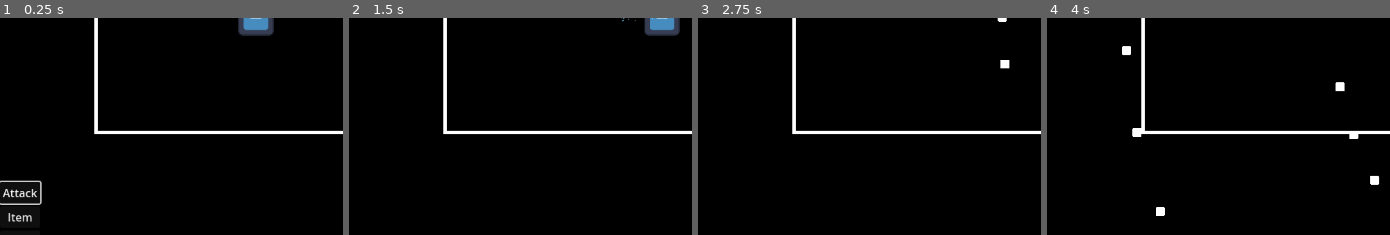
Above: before the commit, frames 1-4 (left to right).
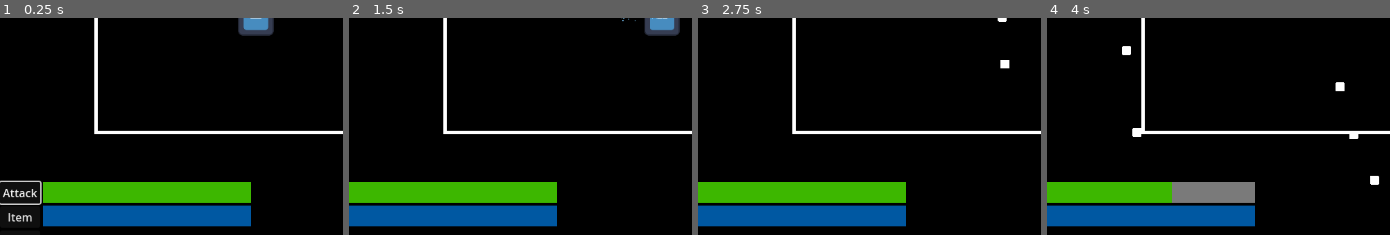
Above: after the commit, the same moments.

Repository: kriegueur/shovel_jam
Game: Godot game, scene res://scenes/battle_scene.tscn
Same seed, same stepped clock (60 frames per second), same inputs: the game is played once before the commit and once after it. The engine's default icon, where the game draws it, is replaced by a stand-in: a white triangle on a blue panel in a dark square.
Inputs:
- Up to frame 1 (0.25 s): no input
- Up to frame 2 (1.5 s): click "Attack" at 0.5 s; tap Enter (ui_accept) at 1.25 s; hold D (right) from 1.28 s (still down); hold Enter (ui_accept) from 1.28 s (still down); tap Shift (dash) at 1.35 s
- Up to frame 3 (2.75 s): release D (right) at 2.03 s; release Enter (ui_accept) at 2.03 s; hold S (down) from 2.03 s (still down); tap Enter (ui_accept) at 2.1, 2.27, 2.57 s; tap Shift (dash) at 2.3 s
- Up to frame 4 (4 s): release S (down) at 2.78 s; hold D (right) 2.78-3.53 s; hold Enter (ui_accept) 2.78-3.53 s; tap Shift (dash) at 2.85, 3.6 s; hold Up (ui_up) from 3.53 s (still down); tap Enter (ui_accept) at 3.77 s
The pictures show only the part of the screen within x 0-50%, y 46-96%; the shares and areas given below are measured in that part.

The runs differ from the first frame. In frame 1, 12% of the frame differs, in the area x 12-74%, y 75-97%; in frame 2, 12%; in frame 3, 12%; in frame 4, 12%.

Commit message:
player stats and taking damage

Diff:
--- /dev/null
+++ b/Themes/bar_theme.tres
@@ -0,0 +1,11 @@
+[gd_resource type="Theme" load_steps=3 format=3 uid="uid://c0t3voik652k4"]
+
+[sub_resource type="StyleBoxFlat" id="StyleBoxFlat_ob3kp"]
+bg_color = Color(0.47788, 0.47788, 0.47788, 1)
+
+[sub_resource type="StyleBoxFlat" id="StyleBoxFlat_abk57"]
+bg_color = Color(0.237829, 0.716095, 3.85046e-07, 1)
+
+[resource]
+ProgressBar/styles/background = SubResource("StyleBoxFlat_ob3kp")
+ProgressBar/styles/fill = SubResource("StyleBoxFlat_abk57")
--- a/scenes/battle_scene.tscn
+++ b/scenes/battle_scene.tscn
@@ -1,9 +1,13 @@
-[gd_scene load_steps=9 format=3 uid="uid://csu8nc0640f4u"]
+[gd_scene load_steps=11 format=3 uid="uid://csu8nc0640f4u"]
 
 [ext_resource type="Script" uid="uid://dbmhajqs308a8" path="res://scripts/battle_scene.gd" id="1_8qdv8"]
+[ext_resource type="Theme" uid="uid://c0t3voik652k4" path="res://Themes/bar_theme.tres" id="2_1i8jf"]
 [ext_resource type="Texture2D" uid="uid://ct4vbwak8qdtb" path="res://icon.svg" id="2_8qdv8"]
 [ext_resource type="PackedScene" uid="uid://cw7ls5qlpy6og" path="res://scenes/player.tscn" id="2_pxwbd"]
 [ext_resource type="Texture2D" uid="uid://bdaya6ok561ot" path="res://temporary_background.png" id="4_svpld"]
+
+[sub_resource type="StyleBoxFlat" id="StyleBoxFlat_pxwbd"]
+bg_color = Color(0, 0.345507, 0.63528, 1)
 
 [sub_resource type="WorldBoundaryShape2D" id="WorldBoundaryShape2D_fw8re"]
 normal = Vector2(0, 1)
@@ -25,32 +29,56 @@
 
 [node name="UI" type="CanvasLayer" parent="."]
 
-[node name="PlayerActionsContainer" type="VBoxContainer" parent="UI"]
-anchors_preset = 2
+[node name="HBoxContainer" type="HBoxContainer" parent="UI"]
+anchors_preset = 12
 anchor_top = 1.0
+anchor_right = 1.0
 anchor_bottom = 1.0
 offset_top = -101.0
-offset_right = 58.0
+grow_horizontal = 2
 grow_vertical = 0
-size_flags_horizontal = 4
 
-[node name="Attack" type="Button" parent="UI/PlayerActionsContainer"]
+[node name="PlayerActionsContainer" type="VBoxContainer" parent="UI/HBoxContainer"]
+layout_mode = 2
+size_flags_horizontal = 0
+
+[node name="Attack" type="Button" parent="UI/HBoxContainer/PlayerActionsContainer"]
 layout_mode = 2
 focus_neighbor_top = NodePath("../Spell")
 focus_neighbor_bottom = NodePath("../Item")
 text = "Attack"
 
-[node name="Item" type="Button" parent="UI/PlayerActionsContainer"]
+[node name="Item" type="Button" parent="UI/HBoxContainer/PlayerActionsContainer"]
 layout_mode = 2
 focus_neighbor_top = NodePath("../Attack")
 focus_neighbor_bottom = NodePath("../Spell")
 text = "Item"
 
-[node name="Spell" type="Button" parent="UI/PlayerActionsContainer"]
+[node name="Spell" type="Button" parent="UI/HBoxContainer/PlayerActionsContainer"]
 layout_mode = 2
 focus_neighbor_top = NodePath("../Item")
 focus_neighbor_bottom = NodePath("../Attack")
 text = "Spell"
+
+[node name="VBoxContainer" type="VBoxContainer" parent="UI/HBoxContainer"]
+layout_mode = 2
+size_flags_horizontal = 4
+
+[node name="HP" type="ProgressBar" parent="UI/HBoxContainer/VBoxContainer"]
+custom_minimum_size = Vector2(300, 30)
+layout_mode = 2
+size_flags_vertical = 4
+theme = ExtResource("2_1i8jf")
+step = 1.0
+show_percentage = false
+
+[node name="Mana" type="ProgressBar" parent="UI/HBoxContainer/VBoxContainer"]
+custom_minimum_size = Vector2(300, 30)
+layout_mode = 2
+theme = ExtResource("2_1i8jf")
+theme_override_styles/fill = SubResource("StyleBoxFlat_pxwbd")
+step = 1.0
+show_percentage = false
 
 [node name="Cursor" type="TextureRect" parent="UI"]
 visible = false
--- a/scripts/battle_scene.gd
+++ b/scripts/battle_scene.gd
@@ -19,10 +19,12 @@
 var current_target = 0
 
 @onready var cursor: TextureRect = $UI/Cursor
-@onready var player_actions: VBoxContainer = $UI/PlayerActionsContainer
-@onready var attack_button: Button = $UI/PlayerActionsContainer/Attack
+@onready var player_actions: VBoxContainer = $UI/HBoxContainer/PlayerActionsContainer
+@onready var attack_button: Button = $UI/HBoxContainer/PlayerActionsContainer/Attack
 @onready var timer: Timer = $Timer
 @onready var player: Player = $Player
+@onready var hp_bar: ProgressBar = $UI/HBoxContainer/VBoxContainer/HP
+@onready var mana_bar: ProgressBar = $UI/HBoxContainer/VBoxContainer/Mana
 
 # Called when the node enters the scene tree for the first time.
 func _ready() -> void:
@@ -30,12 +32,21 @@
 	start_action_choice()
 	attack_button.connect("pressed", start_target_choice)
 	timer.connect("timeout", stop_enemy_turn)
-	player.connect("player_hit", func(reduction: float):
-		print("player loses HP TODO ", reduction, "reduction")
+	player.connect("player_hit", func(damage : int):
+		GameState.player_hp -= damage
+		hp_bar.value = GameState.player_hp
+		if GameState.player_hp <= 0:
+			print("TODO death")
 	)
 	player.connect("projectile_parried", func(projectile, direction_to_sender):
 		print("PARRYYYYYYYYYYYYY")
 	)
+
+	# UI
+	hp_bar.max_value = GameState.max_hp
+	hp_bar.value = GameState.player_hp
+	mana_bar.max_value = GameState.max_mana
+	mana_bar.value = GameState.player_mana
 
 func _input(event: InputEvent) -> void:
 	match state:
@@ -90,7 +101,8 @@
 	player.start_moving()
 	for enemy in enemies:
 		enemy.start_shooting()
-	$UI.hide()
+	player_actions.hide()
+	cursor.hide()
 
 func start_target_choice():
 	state = BattleState.TARGET_CHOICE
@@ -104,7 +116,7 @@
 	for enemy in enemies:
 			enemy.stop_shooting()
 	player.stop_moving()
-	$UI.show()
+	player_actions.show()
 	start_action_choice()
 
 func start_action_choice():
--- a/scripts/game_state.gd
+++ b/scripts/game_state.gd
@@ -9,7 +9,29 @@
 
 const CASHPRIZES : Array[int] = [5]
 
-var player_damage = 50
+const BASE_DAMAGE : int = 50
+var damage_addon : int = 0
+var player_damage : int = BASE_DAMAGE + damage_addon
+
+const BASE_HP : int = 100
+var hp_addon : int = 0
+var max_hp : int = BASE_HP + hp_addon
+var player_hp : int = max_hp
+
+var speed_multiplier : float = 1.0
+
+var dash_cooldown_multiplier : float = 1.0
+
+var dash_duration_multiplier : float = 1.0
+
+var shield_efficiency_multiplier : float = 1.0
+
+var parry_cooldown_multiplier : float = 1.0
+
+const BASE_MANA : int = 100
+var mana_addon : int = 0
+var max_mana : int = BASE_MANA + mana_addon
+var player_mana : int = max_mana
 
 # Called when the node enters the scene tree for the first time.
 func _ready() -> void:
--- a/scripts/player.gd
+++ b/scripts/player.gd
@@ -47,9 +47,23 @@
 		PlayerState.PARRYING:
 			parry_projectile(area)
 		PlayerState.SHIELD:
-			player_hit.emit(SHIELD_DAMAGE_REDUCTION)
+			var projectile_component = area.get_parent() as ProjectileComponent
+			var damage : int
+			if projectile_component != null:
+				damage = projectile_component.DAMAGE
+			else:
+				damage = 20
+				print("WARNING projectile did not have projectile component")
+			player_hit.emit(round(damage * SHIELD_DAMAGE_REDUCTION * GameState.shield_efficiency_multiplier))
 		_:
-			player_hit.emit(0)
+			var projectile_component = area.get_parent() as ProjectileComponent
+			var damage : int
+			if projectile_component != null:
+				damage = projectile_component.DAMAGE
+			else:
+				damage = 20
+				print("WARNING projectile did not have projectile component")
+			player_hit.emit(damage)
 
 func parry_projectile(projectile_area: Area2D):
 	var projectile_component : ProjectileComponent = projectile_area.get_parent()
@@ -89,8 +103,8 @@
 
 func parry_setup():
 	$ParryCooldown.min_value = 0
-	$ParryCooldown.max_value = PARRY_COOLDOWN
-	$ParryCooldown.value = PARRY_COOLDOWN
+	$ParryCooldown.max_value = PARRY_COOLDOWN * GameState.parry_cooldown_multiplier
+	$ParryCooldown.value = PARRY_COOLDOWN * GameState.parry_cooldown_multiplier
 
 func show_dash_progressbar(delta: float) -> void:
 	if not can_dash:
@@ -116,7 +130,7 @@
 
 func movement_handler(delta: float) -> void:
 	var input_vector = Input.get_vector("left","right","up","down")
-	velocity = input_vector * SPEED
+	velocity = input_vector * SPEED * GameState.speed_multiplier
 	if Input.is_action_just_pressed("dash") and can_dash and input_vector != Vector2.ZERO:
 		start_dash(input_vector.normalized())
 	if Input.is_action_just_pressed("parry&shield") and can_parry:
@@ -137,11 +151,11 @@
 
 func dashing_handler(delta: float):
 	dash_timer += delta
-	if dash_timer >= DASH_DURATION:
+	if dash_timer >= DASH_DURATION * GameState.dash_duration_multiplier:
 		stop_dash()
 		return
 
-	var dash_progress = dash_timer / DASH_DURATION
+	var dash_progress = dash_timer / (DASH_DURATION * GameState.dash_duration_multiplier)
 	var dash_intensity = 1.0 - (dash_progress * dash_progress)
 	velocity = dash_direction * DASH_SPEED * dash_intensity
 	move_and_slide()
@@ -210,7 +224,7 @@
 			pass
 
 func reset_dash():
-	$DashCooldownBar.value = DASH_COOLDOWN
+	$DashCooldownBar.value = DASH_COOLDOWN * GameState.dash_cooldown_multiplier
 	$DashCooldownBar.visible = false
 	dash_direction = Vector2.ZERO
 	dash_timer = 0.0
--- a/scripts/projectile.gd
+++ b/scripts/projectile.gd
@@ -1,8 +1,6 @@
 extends Node2D
 
 class_name Projectile
-
-@export var SPEED = 500
 
 var startPos : Vector2
 var startRot : float
--- a/scripts/projectile_component.gd
+++ b/scripts/projectile_component.gd
@@ -2,6 +2,8 @@
 class_name ProjectileComponent
 
 @export var SPEED = 500
+@export var DAMAGE = 20
+
 @onready var parent = get_parent()
 
 # Called every frame. 'delta' is the elapsed time since the previous frame.
--- a/scripts/shop.gd
+++ b/scripts/shop.gd
@@ -15,7 +15,8 @@
 	heal_button.text = "Heal : " + str(HEAL_PRICE)
 	heal_button.connect("pressed", func():
 		if pay(HEAL_PRICE):
-			print("TODO player healing")
+			GameState.player_hp = GameState.max_hp
+			GameState.player_mana = GameState.max_mana
 	)
 
 
Not shown: 1 places in scenes/small_white_projectile.tscn that only renumber resources
